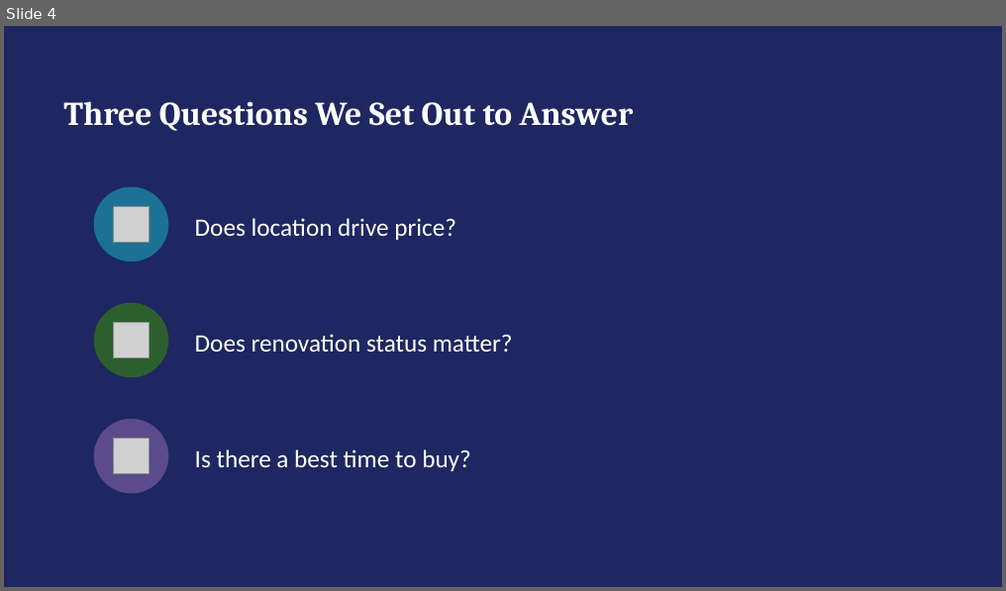
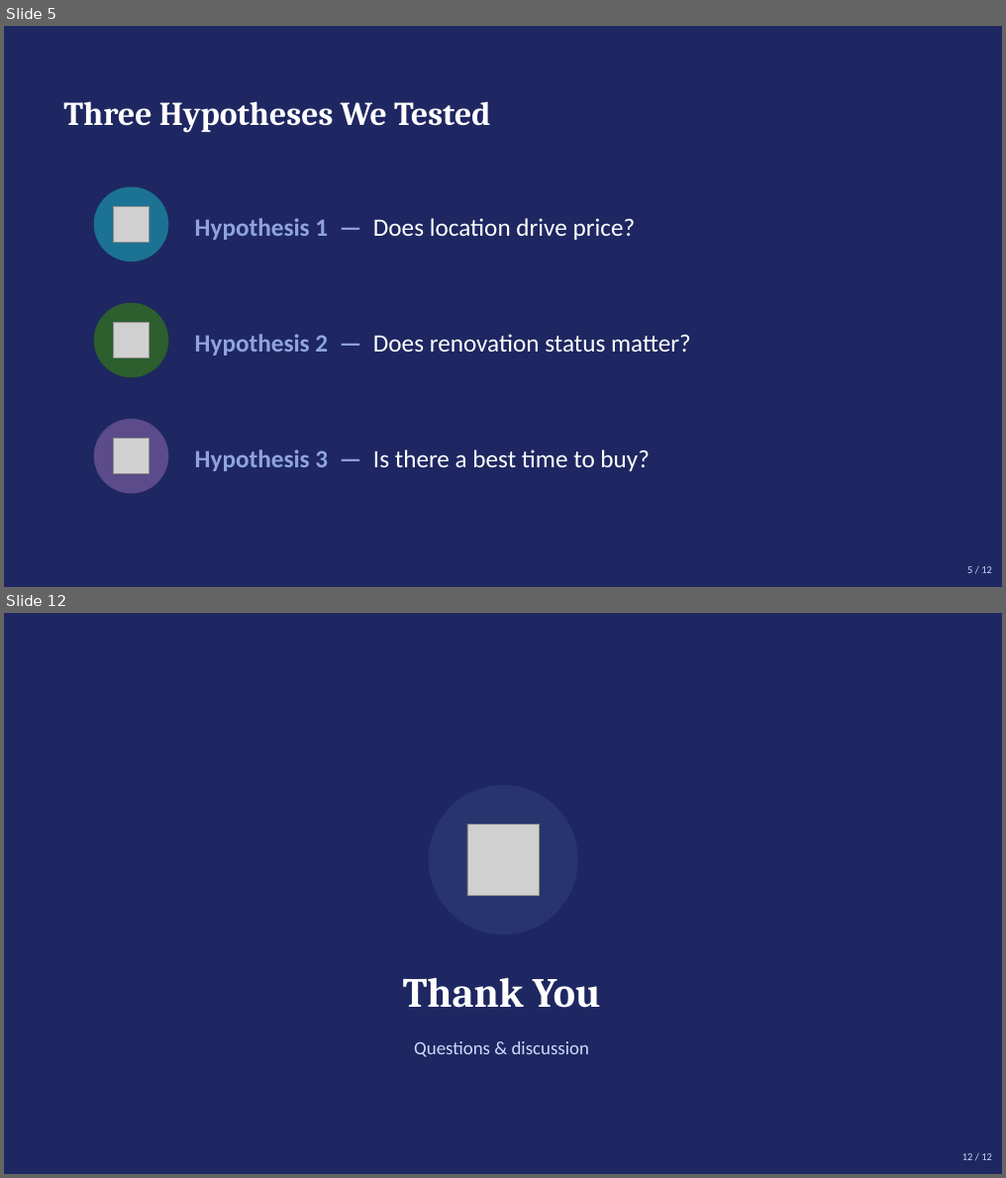
Before and after one commit to jolennd/ds-eda-project, a slide deck: presentation.pptx. Shown one above the other, each under a label of ours: slide 4 before the commit, slides 5 and 12 after it; the slides between them are not shown. The pictures are 1006x591 and 1006x1178 pixels, drawn with LibreOffice and Linux fonts; fonts in the diff are those of the drawing; grey boxes stand for pictures. Boxes give left, top, right and bottom in pixels: in the first picture for what was removed or moved away, otherwise in the second. Text is boxed around its words. In the diff, an @@ line names an element or a change of style, - is before the commit and + after.

Commit message:
Redesign presentation deck: slide numbers, business question slide, numbered hypotheses, takeaway-first layout, zip bubble charts on recommendation slides, consistent chart colors, accessibility fix, larger fonts, Final Recommendations recap

```diff
--- a/presentation.pptx
+++ b/presentation.pptx
@@ slide 12 added at (4, 613, 1002, 1174), background #1E2761 @@
@@ ellipse added at (429, 785, 578, 935), fill #27346E @@
@@ picture added at (467, 824, 540, 896) @@
@@ text added at (403, 977, 601, 1008), 40 pt, text #FFFFFF, bold @@
+Thank You
@@ text added at (414, 1042, 590, 1058), 18 pt, text #CADCFC @@
+Questions & discussion
@@ text added at (962, 1154, 992, 1160), 10 pt, text #CADCFC @@
+12 / 12
@@ what was slide 4 is now slide 5 @@
@@ slide 5 changed as well @@
@@ text at (63, 101, 490, 133): text changed @@
-Three Questions We Set Out to Answer
+Three Hypotheses We Tested
@@ text at (195, 218, 636, 240): text changed @@
-Does location drive price?
+Hypothesis 1 — Does location drive price?
@@ text at (195, 334, 691, 356): text changed @@
-Does renovation status matter?
+Hypothesis 2 — Does renovation status matter?
@@ text at (195, 450, 649, 472): text changed @@
-Is there a best time to buy?
+Hypothesis 3 — Is there a best time to buy?
@@ text added at (967, 567, 992, 573), 10 pt, text #CADCFC @@
+5 / 12
```
Also in this commit, not shown: 8 other slides changed, 2 other slides added, 1 slide removed, 2 other files.
